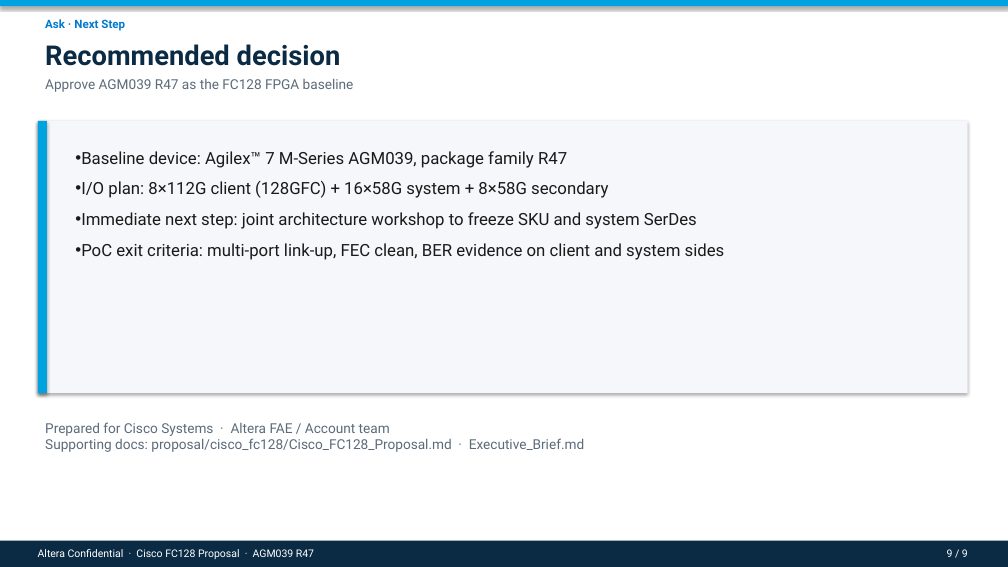
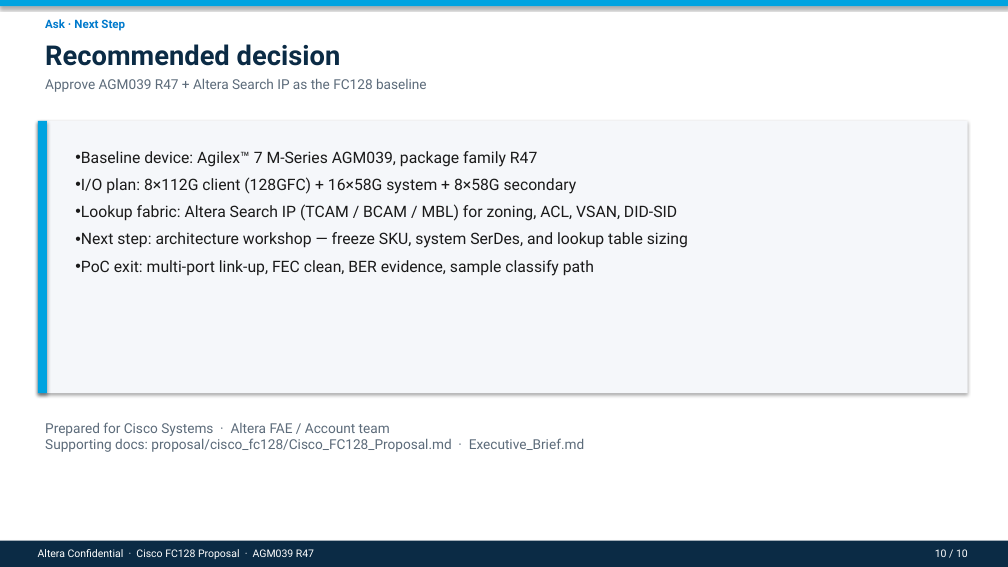
Before and after one commit to rushikeshpurohit0908/Cursor_Rushi, a slide deck: slide 10 of presentations/Cisco_FC128_Agilex7_Proposal.pptx (slide 9 before the commit). Drawn at 1008x567 pixels with LibreOffice and Linux fonts; fonts in the diff are those of the drawing. Boxes give left, top, right and bottom in pixels: in the first picture for what was removed or moved away, otherwise in the second. Text is boxed around its words. In the diff, an @@ line names an element or a change of style, - is before the commit and + after.

```diff
--- a/presentations/Cisco_FC128_Agilex7_Proposal.pptx
+++ b/presentations/Cisco_FC128_Agilex7_Proposal.pptx
@@ text at [45,78,427,92]: text changed @@
-Approve AGM039 R47 as the FC128 FPGA baseline
+Approve AGM039 R47 + Altera Search IP as the FC128 baseline
@@ text at [81,151,577,194]: size 16 to 15 pt in "Baseline device: Agilex™ 7 M-Series AGM039, package ...", "I/O plan: 8×112G client (128GFC) + 16×58G ..."; less space between paragraphs @@
@@ text at [81,204,688,276]: text changed; size 16 to 15 pt @@
-• Immediate next step: joint architecture workshop to freeze SKU and system SerDes
-• PoC exit criteria: multi-port link-up, FEC clean, BER evidence on client and system sides
+• Lookup fabric: Altera Search IP (TCAM / BCAM / MBL) for zoning, ACL, VSAN, DID-SID
+• Next step: architecture workshop — freeze SKU, system SerDes, and lookup table sizing
+• PoC exit: multi-port link-up, FEC clean, BER evidence, sample classify path
@@ text at [935,549,968,557]: text changed @@
-9 / 9
+10 / 10
```
Also in this commit, not shown: 8 other slides changed, 1 slide added, 6 other files.
